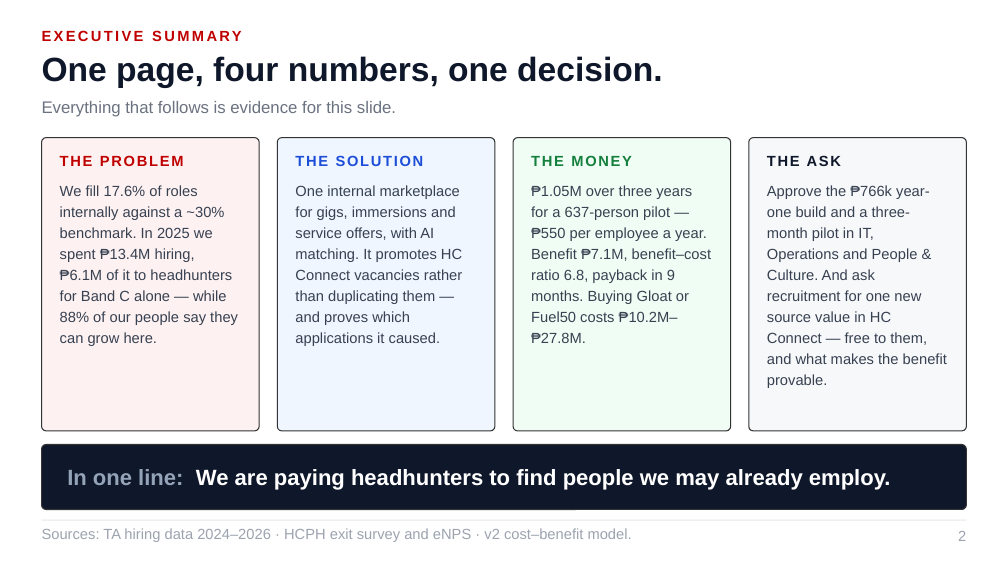
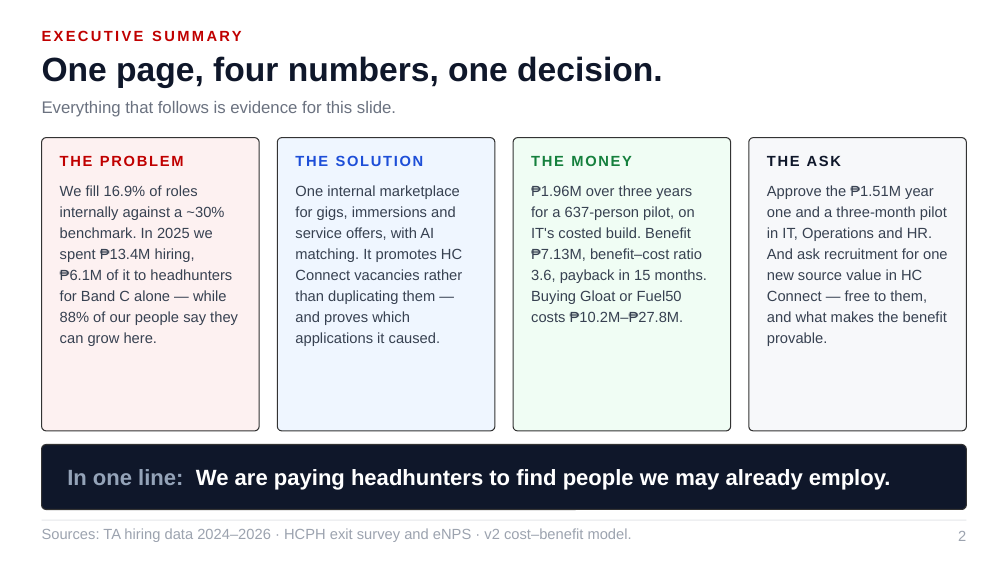
Before and after one commit to Ruffa06/Talent-Marketplace, a slide deck: slide 2 of docs/Growth_Talent_Marketplace_ALP.pptx. Drawn at 1008x567 pixels with LibreOffice and Linux fonts; fonts in the diff are those of the drawing. Boxes give left, top, right and bottom in pixels: in the first picture for what was removed or moved away, otherwise in the second. Text is boxed around its words. In the diff, an @@ line names an element or a change of style, - is before the commit and + after.

```diff
--- a/docs/Growth_Talent_Marketplace_ALP.pptx
+++ b/docs/Growth_Talent_Marketplace_ALP.pptx
@@ text at <box>60,185,238,346</box>: text changed @@
-We fill 17.6% of roles internally against a ~30% benchmark. In 2025 we spent ₱13.4M hiring, ₱6.1M of it to headhunters for Band C alone — while 88% of our people say they can grow here.
+We fill 16.9% of roles internally against a ~30% benchmark. In 2025 we spent ₱13.4M hiring, ₱6.1M of it to headhunters for Band C alone — while 88% of our people say they can grow here.
@@ text at <box>531,185,707,322</box>: text changed @@
-₱1.05M over three years for a 637-person pilot — ₱550 per employee a year. Benefit ₱7.1M, benefit–cost ratio 6.8, payback in 9 months. Buying Gloat or Fuel50 costs ₱10.2M–₱27.8M.
+₱1.96M over three years for a 637-person pilot, on IT's costed build. Benefit ₱7.13M, benefit–cost ratio 3.6, payback in 15 months. Buying Gloat or Fuel50 costs ₱10.2M–₱27.8M.
@@ text at <box>767,185,948,346</box>: text changed @@
-Approve the ₱766k year-one build and a three-month pilot in IT, Operations and People & Culture. And ask recruitment for one new source value in HC Connect — free to them, and what makes the benefit provable.
+Approve the ₱1.51M year one and a three-month pilot in IT, Operations and HR. And ask recruitment for one new source value in HC Connect — free to them, and what makes the benefit provable.
```
Also in this commit, not shown: 13 other slides changed, 4 other files.
